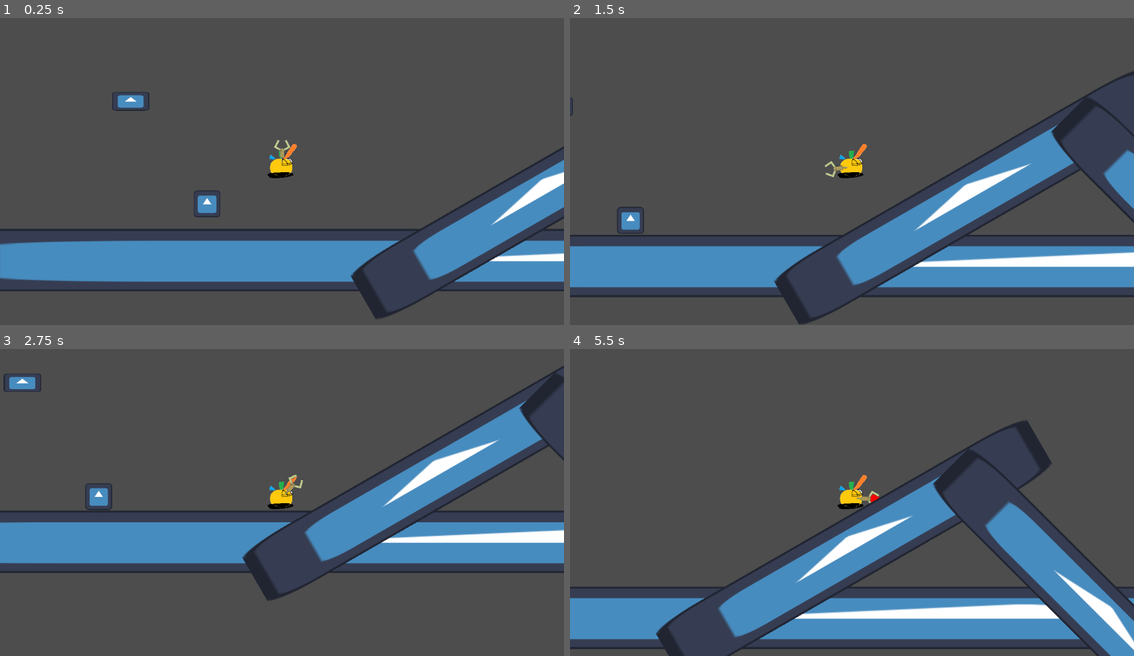
Above: before the commit, frames 1-4 (two rows, left to right).
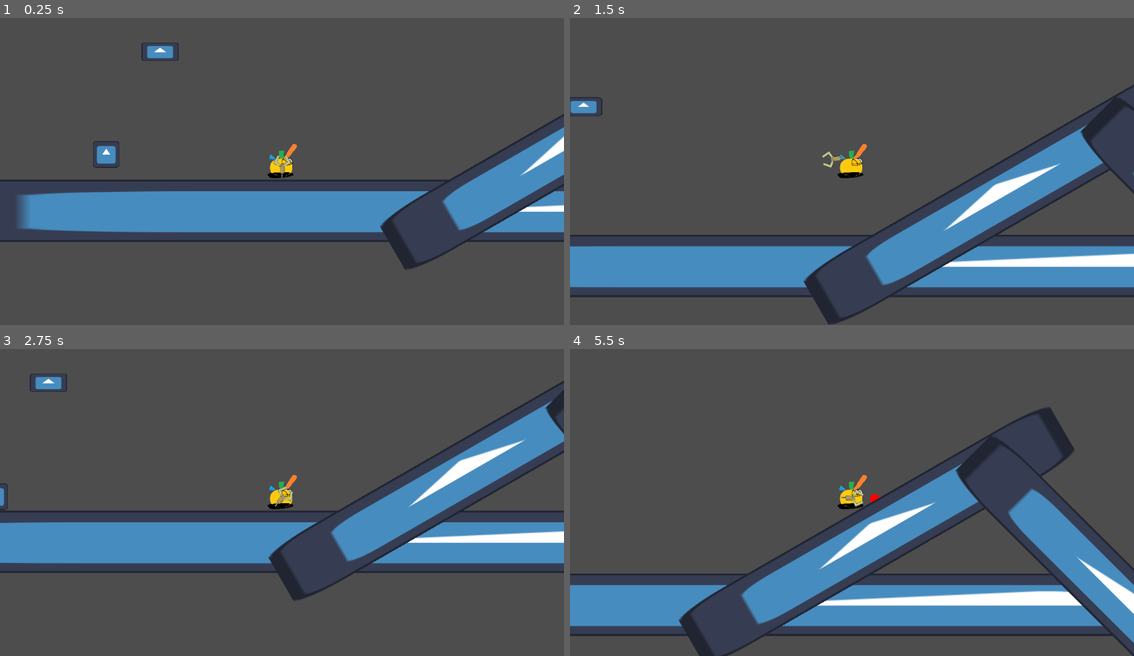
Above: after the commit, the same moments.

Repository: CoolDotty/the-big-bamboozle
Game: Godot game, scene res://Test.tscn
The game is run twice, just before and just after one commit, with the same random seed, the same clock (stepped at 60 frames per second) and the same inputs. The engine's default icon, where the game draws it, is replaced by a stand-in: a white triangle on a blue panel in a dark square.
Inputs (mouse positions are in pixels of both pictures, inside the frame that each line leads up to):
- Up to frame 1 (0.25 s): no input
- Up to frame 2 (1.5 s): move the mouse to (976, 150) at 0.52 s; hold D (input_move_right) from 0.53 s (still down); click (976, 150) at 0.6 s; tap Space (input_jump) at 0.77 s; move the mouse to (739, 183) at 1.27 s; click (739, 183) at 1.35 s
- Up to frame 3 (2.75 s): tap Space (input_jump) at 1.52 s; move the mouse to (338, 428) at 2.02 s; release D (input_move_right) at 2.03 s; hold Left (input_move_left) from 2.03 s (still down); click (338, 428) at 2.1 s
- Up to frame 4 (5.5 s): move the mouse to (823, 560) at 2.77 s; release Left (input_move_left) at 2.78 s; hold D (input_move_right) 2.78-4.28 s; click (823, 560) at 2.85 s; tap Space (input_jump) at 3.02, 3.77, 4.52 s; move the mouse to (1021, 545) at 3.52 s; click (1021, 545) at 3.6 s; move the mouse to (682, 450) at 4.27 s; hold Left (input_move_left) 4.28-5.03 s; click (682, 450) at 4.35 s; move the mouse to (880, 499) at 5.02 s; hold D (input_move_right) from 5.03 s (still down); click (880, 499) at 5.1 s

The runs differ from the first frame. In frame 1, 28% of the frame differs, in the area x 0-100%, y 8-99%; in frame 2, 11%; in frame 3, 9.8%; in frame 4, 19%.

Commit message:
Player Controller 2
TO DO:
Make Pickup interactions work

Clamp hook rotation when holding items

Smooth grapple interaction

Overhaul y velocity calculations

Fix timing issues for hook / grappling based on distance

Fix hook offset (that I somehow broke?...)

Diff:
--- a/Scripts/Character Control/Modes/ClawMode.gd
+++ b/Scripts/Character Control/Modes/ClawMode.gd
@@ -1,8 +1,6 @@
-extends Node2D
+extends Area2D
 
 var state_active = true
-
-var shooting_claw = false
 
 @export var player_controller : Node
 
@@ -14,9 +12,13 @@
 enum Claw_State {DEFAULT, FIRING, GRAPPLED, HOLDING, TETHERING}
 var current_state = Claw_State.DEFAULT
 
+var target_collider
+
+var grapple_hold_position
+
 @export var min_firing_distance := 100.0
 
-@export var firing_speed := 600.0
+@export var firing_speed := 1.5
 
 var t = 0.0
 var starting_claw_position = Vector2()
@@ -24,6 +26,7 @@
 
 var grapple_target = Vector2()
 var starting_grapple_position = Vector2()
+
 
 func _process(delta):
 	if not state_active:
@@ -33,39 +36,45 @@
 		held_item.position = to_global(item_hold_position.position)
 		print(self.global_rotation_degrees)
 
-	if current_state == Claw_State.TETHERING:
-		print("wer flying")
+	if current_state == Claw_State.FIRING:
+		t += delta * 0.4 * firing_speed
+		self.global_position = starting_claw_position.lerp(target_claw_position, t)
+	elif current_state == Claw_State.TETHERING:
 		t += delta * 0.4
-		player_controller.position = starting_grapple_position.lerp(grapple_target, t)
-
-	queue_redraw()
+		player_controller.global_position = starting_grapple_position.lerp(grapple_target, t)
+		if player_controller.global_position.distance_to(grapple_target) <= 75:
+			hit_grapple_point()
+	elif current_state == Claw_State.GRAPPLED:
+		player_controller.global_position = grapple_hold_position
+	else:
+		self.global_position = get_parent().global_position
+		self.global_rotation = get_parent().global_rotation
+		queue_redraw()
 
 	if Input.is_action_just_pressed("input_fire"):
 		match current_state:
 			Claw_State.DEFAULT:
 				shoot_claw()
-			Claw_State.FIRING:
+			Claw_State.FIRING, Claw_State.TETHERING:
 				cancel_claw()
 			Claw_State.GRAPPLED:
 				release_grapple()
 			Claw_State.HOLDING:
 				throw_held_item()
 
-
 func shoot_claw():
 	if position.distance_to(get_parent().hit_point) >= min_firing_distance:
+		t = 0
 		current_state = Claw_State.FIRING
-		starting_claw_position = self.position
-		target_claw_position = get_parent().hit_point
-		shooting_claw = true
-
-		#for testing lets just hit what ever we look at
-		target_hit()
+		starting_claw_position = self.global_position
+		target_claw_position = to_global(get_parent().hit_point)
+		if get_parent().get_collider():
+			target_collider = get_parent().get_collider()
 
 func target_hit():
-	if get_parent().get_collider().has_method("pickup"):
+	if target_collider.has_method("pickup"):
 		grab_item()
-	elif get_parent().get_collider().has_method("grapple"):
+	elif target_collider.has_method("grapple"):
 		teathering()
 	else:
 		cancel_claw()
@@ -76,13 +85,19 @@
 	current_state = Claw_State.HOLDING
 	holding_item = true
 
+func hit_grapple_point():
+	current_state = Claw_State.GRAPPLED
+	grapple_hold_position = player_controller.global_position
+
 func teathering():
+	t = 0
 	current_state = Claw_State.TETHERING
 	starting_grapple_position = player_controller.global_position
-	grapple_target = to_global(get_parent().hit_point)
+	var offset = starting_grapple_position - to_global(get_parent().hit_point)
+	grapple_target = player_controller.global_position - offset * 0.5
 
 func cancel_claw():
-	print("claw canceled")
+	self.global_position = get_parent().global_position
 	current_state = Claw_State.DEFAULT
 
 func throw_held_item():
@@ -97,8 +112,8 @@
 func _draw():
 	#I don't like this solution of redrawing every frame just to clear
 	#But I'm not sure how to clear everything in _draw, so instead we just draw an "empty" image when not needed
-	if get_parent().is_colliding():
-		if position.distance_to(get_parent().hit_point) >= min_firing_distance:
+	if get_parent().is_colliding() and current_state != Claw_State.FIRING:
+		if global_position.distance_to(get_parent().get_collision_point()) >= min_firing_distance:
 			if get_parent().get_collider().has_method("pickup"):
 				draw_circle(get_parent().hit_point, 10, Color(0, 255, 0))
 			elif get_parent().get_collider().has_method("grapple"):
@@ -110,4 +125,8 @@
 		return
 
 	#ugly way of just removing the drawn vector if no previous conditions are met
-	draw_circle(Vector2(), 0, Color(255, 255, 0))
+	draw_circle(Vector2(), 0, Color(0, 0, 0))
+
+func _on_body_entered(body):
+	if body == target_collider:
+		target_hit()
--- a/Test.tscn
+++ b/Test.tscn
@@ -12,6 +12,9 @@
 
 [sub_resource type="CircleShape2D" id="CircleShape2D_0tx6s"]
 radius = 25.0
+
+[sub_resource type="RectangleShape2D" id="RectangleShape2D_erxl4"]
+size = Vector2(13, 44.25)
 
 [sub_resource type="RectangleShape2D" id="RectangleShape2D_g0x8a"]
 size = Vector2(10000, 20)
@@ -28,7 +31,6 @@
 [node name="Test" type="Node2D"]
 
 [node name="Player" type="CharacterBody2D" parent="."]
-position = Vector2(60, -131)
 floor_max_angle = 0.523599
 script = ExtResource("1_1kmae")
 move_speed = 315.0
@@ -51,18 +53,27 @@
 target_position = Vector2(0, 1000)
 script = ExtResource("4_21l83")
 
-[node name="Claw Mode" type="Node2D" parent="Player/Mode Container" node_paths=PackedStringArray("player_controller", "item_hold_position")]
+[node name="Claw Mode" type="Area2D" parent="Player/Mode Container" node_paths=PackedStringArray("player_controller", "item_hold_position")]
+top_level = true
+position = Vector2(49, 0)
+rotation = -1.57079
+input_pickable = false
 script = ExtResource("4_hiuos")
 player_controller = NodePath("../..")
 item_hold_position = NodePath("Item Position")
+firing_speed = 4.0
 
-[node name="Claw Sprite" type="Sprite2D" parent="Player/Mode Container/Claw Mode"]
-position = Vector2(0, 33)
-scale = Vector2(0.603616, 0.603616)
-texture = ExtResource("4_i84r5")
+[node name="CollisionShape2D" type="CollisionShape2D" parent="Player/Mode Container/Claw Mode"]
+position = Vector2(-0.500001, -2.125)
+shape = SubResource("RectangleShape2D_erxl4")
 
 [node name="Item Position" type="Node2D" parent="Player/Mode Container/Claw Mode"]
-position = Vector2(0, 84)
+position = Vector2(-60, 216)
+
+[node name="Claw Art" type="Sprite2D" parent="Player/Mode Container/Claw Mode"]
+position = Vector2(0, 1)
+scale = Vector2(0.6, 0.6)
+texture = ExtResource("4_i84r5")
 
 [node name="Environment" type="Node" parent="."]
 
@@ -107,7 +118,7 @@
 texture = ExtResource("3_uokmn")
 
 [node name="Box" type="RigidBody2D" parent="Environment"]
-position = Vector2(-93, -51)
+position = Vector2(-359, -51)
 mass = 0.03
 physics_material_override = SubResource("PhysicsMaterial_yay2u")
 script = ExtResource("8_fxwba")
@@ -132,3 +143,5 @@
 [node name="Sprite2D" type="Sprite2D" parent="Environment/Grapple Point/Collision"]
 scale = Vector2(0.3, 0.15)
 texture = ExtResource("3_uokmn")
+
+[connection signal="body_entered" from="Player/Mode Container/Claw Mode" to="Player/Mode Container/Claw Mode" method="_on_body_entered"]
Not shown: 1 places in Test.tscn that only renumber resources
